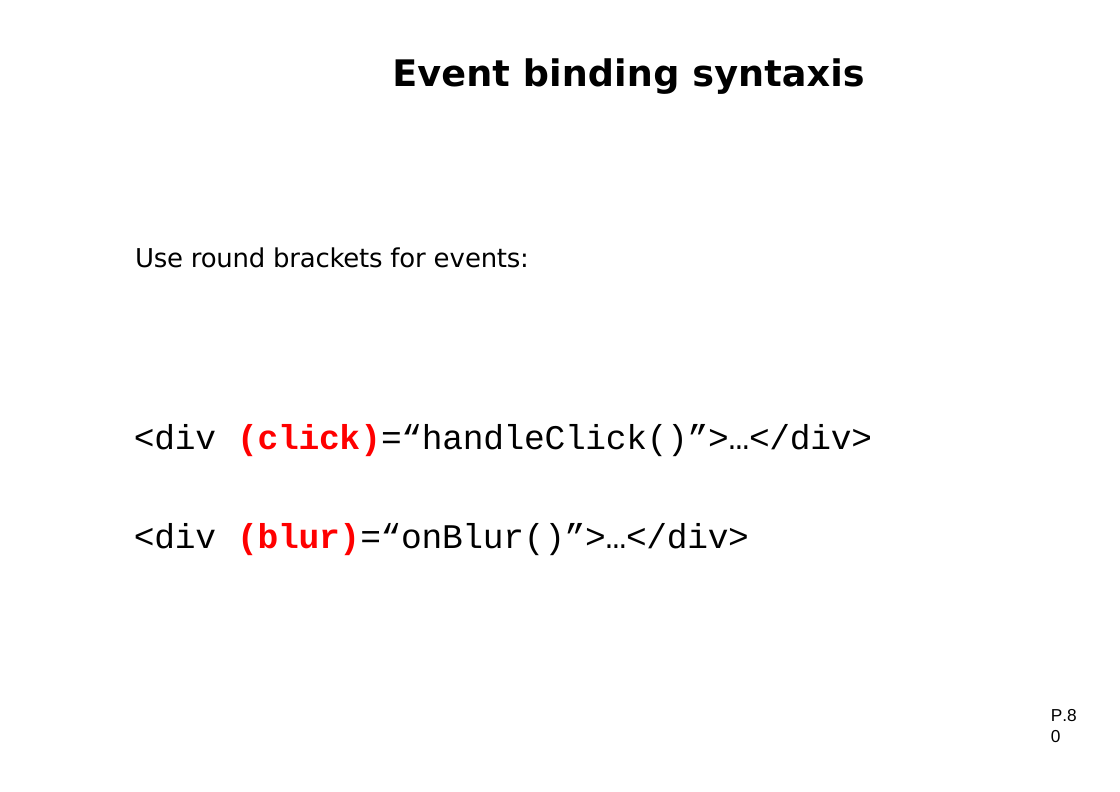
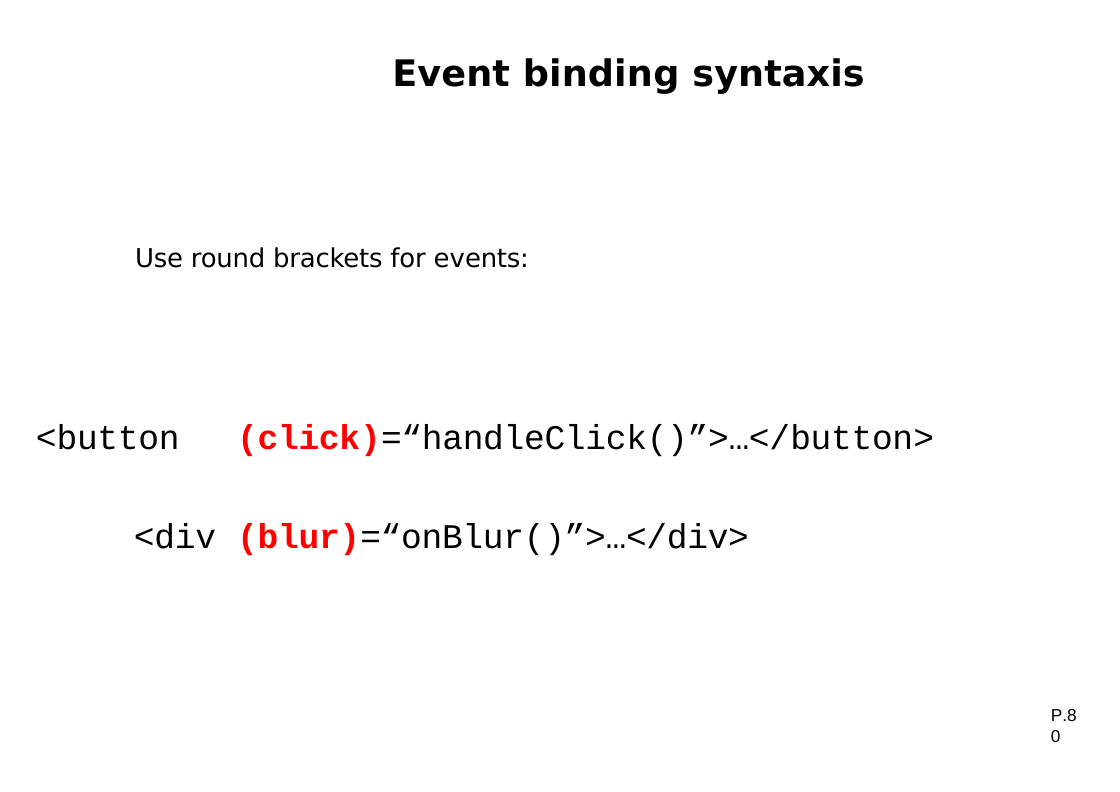
Before and after one commit to petereijgermans11/workshop-angular10, a slide deck: slide 18 of PPT/02- Angular Databinding.pptx. Drawn at 1120x792 pixels with LibreOffice and Linux fonts; fonts in the diff are those of the drawing. Boxes give left, top, right and bottom in pixels: in the first picture for what was removed or moved away, otherwise in the second. Text is boxed around its words. In the diff, an @@ line names an element or a change of style, - is before the commit and + after.

```diff
--- a/PPT/02- Angular Databinding.pptx
+++ b/PPT/02- Angular Databinding.pptx
@@ text at <box>36,424,180,450</box>: text changed @@
-<div
+<button
@@ text at <box>237,424,934,457</box>: text changed @@
-(click)=“handleClick()”>…</div>
+(click)=“handleClick()”>…</button>
```
Also in this commit, not shown: 2 other slides changed, 44 other files.
